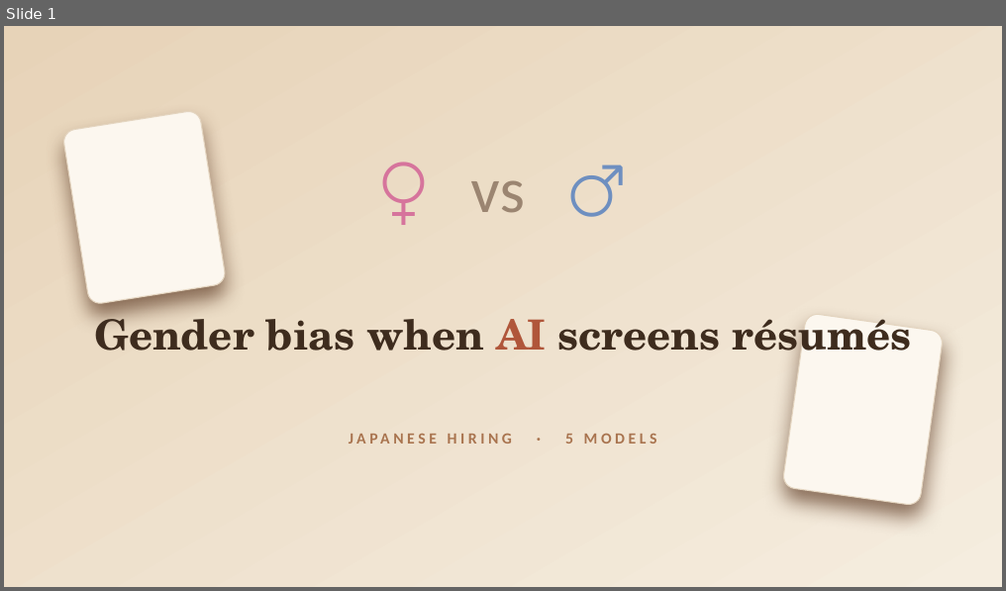
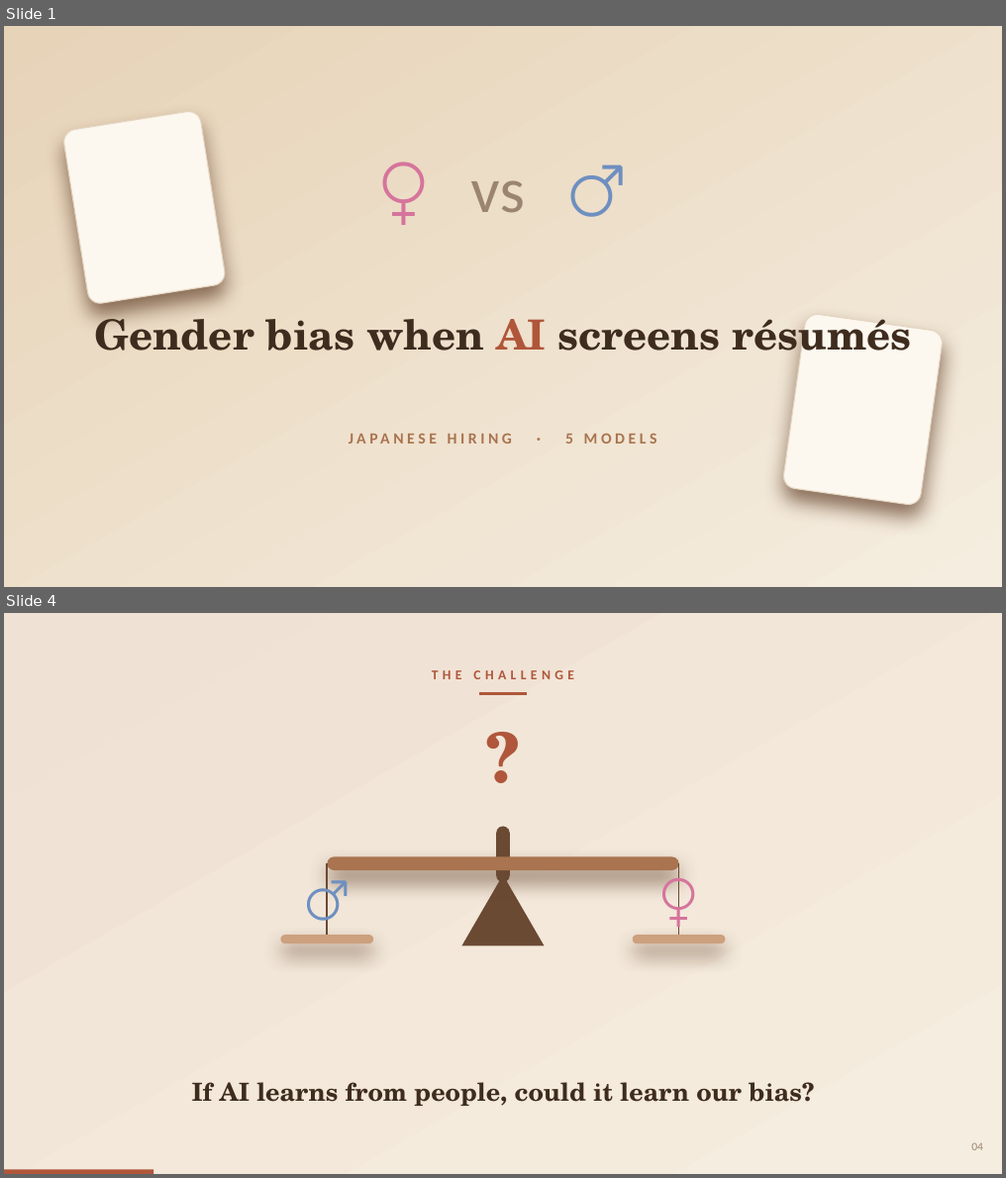
Before and after one commit to pwagle16/visual_communication, a slide deck: presentation/gender_bias_llm_hiring.pptx. Shown one above the other, each under a label of ours: slide 1 before the commit, slides 1 and 4 after it; the slides between them are not shown. The pictures are 1006x591 and 1006x1178 pixels, drawn with LibreOffice and Linux fonts; fonts in the diff are those of the drawing. Boxes give left, top, right and bottom in pixels: in the first picture for what was removed or moved away, otherwise in the second. Text is boxed around its words. In the diff, an @@ line names an element or a change of style, - is before the commit and + after.

```diff
--- a/presentation/gender_bias_llm_hiring.pptx
+++ b/presentation/gender_bias_llm_hiring.pptx
@@ slide 4 added at box(4, 613, 1002, 1174), background #FFFFFF @@
@@ rectangle added at box(4, 613, 1002, 1174), fill gradient #F5EDDF to #EFE1D3 @@
@@ text added at box(432, 670, 574, 679), 13 pt, text #B0563A, bold @@
+THE CHALLENGE
@@ elbow line added from (479, 694) to (528, 694), #B0563A 2.2 pt @@
@@ text added at box(450, 714, 555, 796), 66 pt, text #B0563A, bold @@
+?
@@ rounded rectangle added at box(497, 827, 510, 882), fill #6B4A34 @@
@@ text added at box(267, 863, 387, 931), 48 pt, text #6E8FC0, bold @@
+♂
@@ rounded rectangle added at box(328, 858, 679, 870), fill #A9744F @@
@@ elbow line added from (328, 863) to (328, 935), #6B4A34 1.6 pt @@
@@ triangle added at box(462, 875, 545, 947), fill #6B4A34 @@
@@ text added at box(620, 863, 740, 931), 48 pt, text #D6749C, bold @@
+♀
@@ elbow line added from (679, 863) to (679, 935), #6B4A34 1.6 pt @@
@@ rounded rectangle added at box(281, 935, 374, 944), fill #CDA07E @@
@@ rounded rectangle added at box(633, 935, 726, 944), fill #CDA07E @@
@@ text added at box(192, 1082, 814, 1106), 24 pt, text #3E2C1E, bold @@
+If AI learns from people, could it learn our bias?
@@ text added at box(971, 1143, 983, 1151), 11 pt, text #9B8571 @@
+04
@@ rectangle added at box(4, 1170, 153, 1174), fill #B0563A @@
```
Also in this commit, not shown: 7 slides changed, 2 slides removed, 1 other file.
